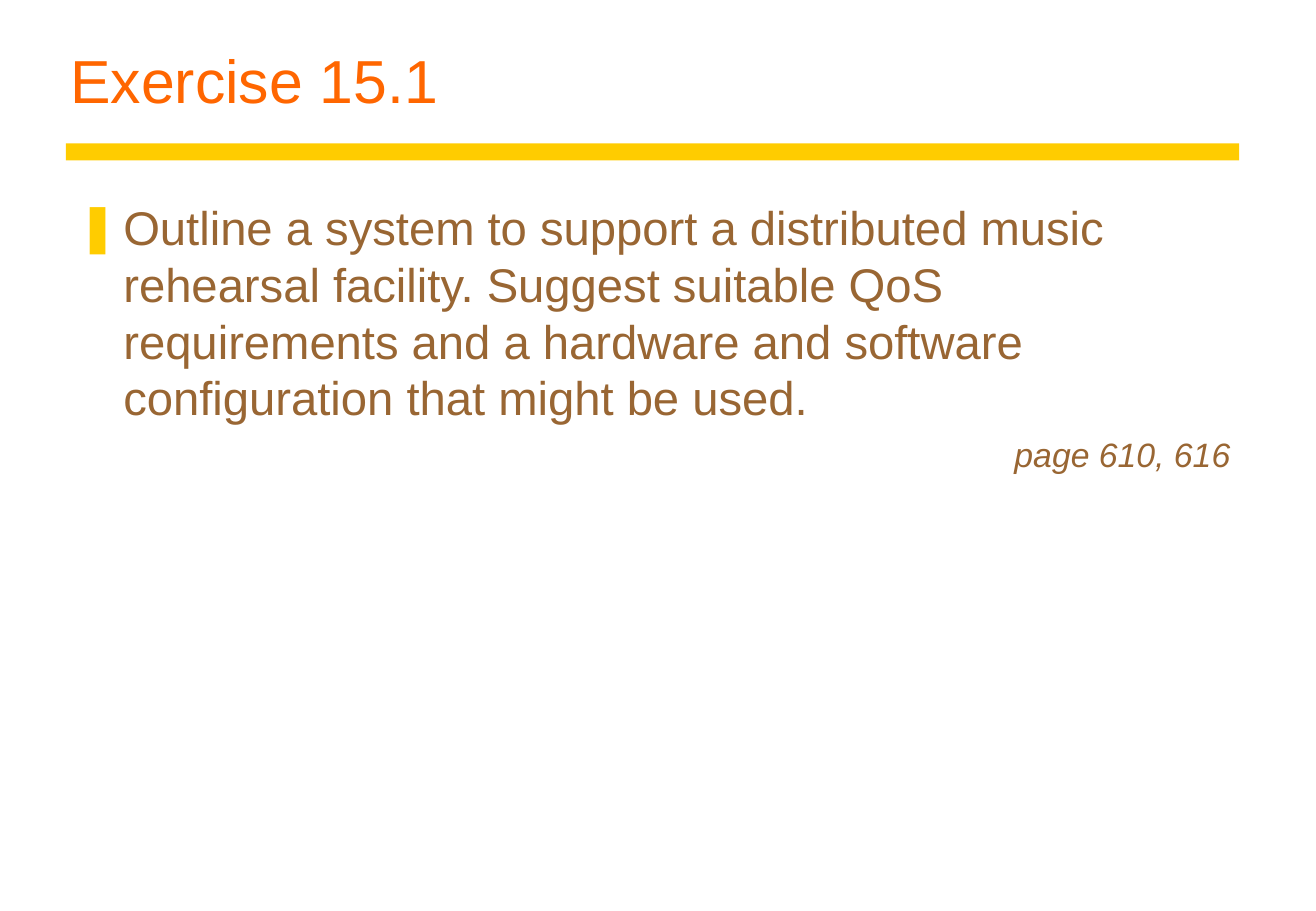
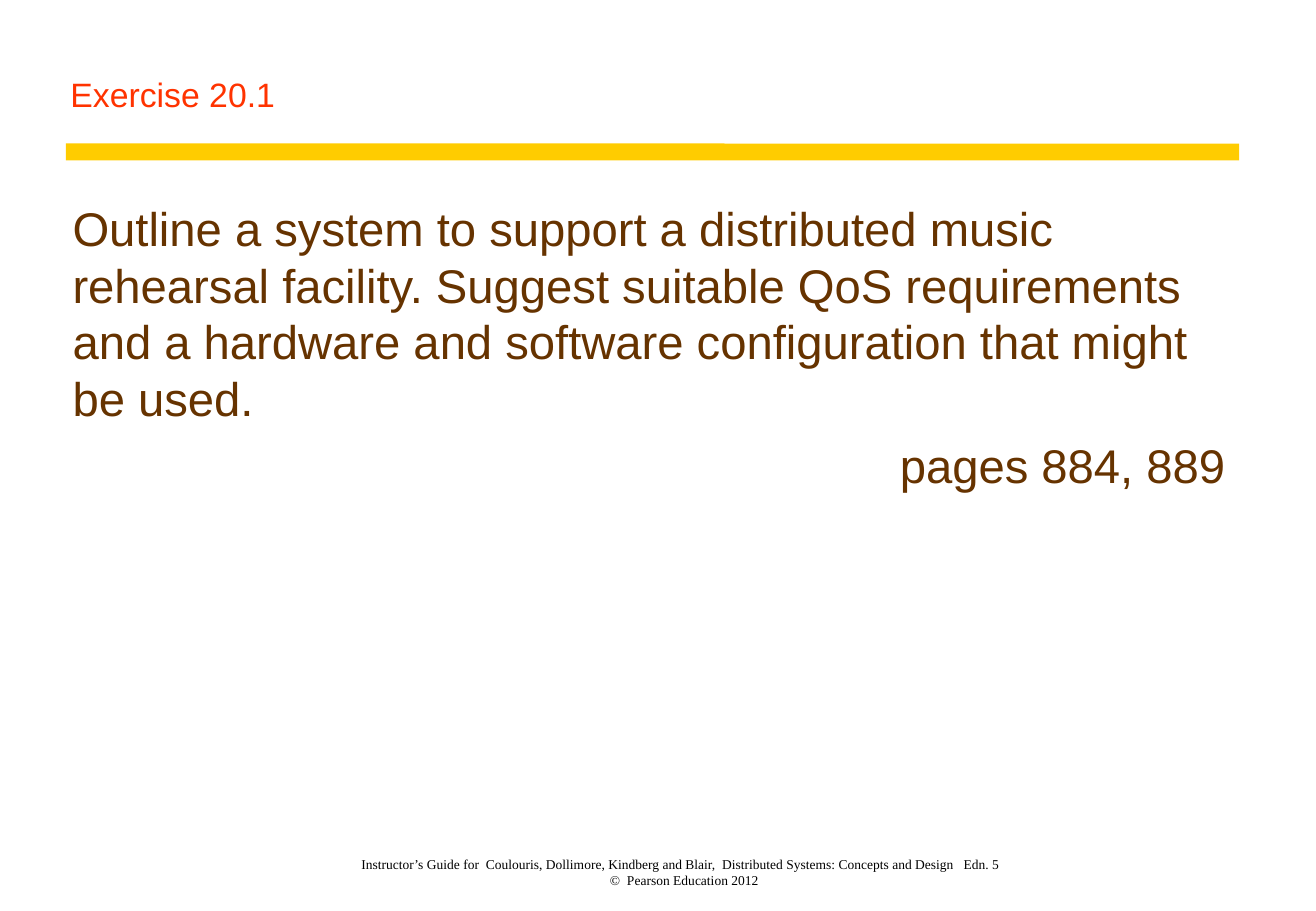
Before and after one commit to Conan1985/Network-Operating-Systems, a slide deck: slide 2 of Text book/Excercises/Exercises 20.ppt. Drawn at 1316x911 pixels with LibreOffice and Linux fonts; fonts in the diff are those of the drawing. Boxes give left, top, right and bottom in pixels: in the first picture for what was removed or moved away, otherwise in the second. Text is boxed around its words. In the diff, an @@ line names an element or a change of style, - is before the commit and + after.

```diff
--- a/Text book/Excercises/Exercises 20.ppt
+++ b/Text book/Excercises/Exercises 20.ppt
@@ title at (70,82,275,108): text changed; size 36 to 20 pt; text colour #FF6600 to #FF3300 @@
-Exercise 15.1
+Exercise 20.1
@@ text at (73,211,1187,417): text colour #996633 to #663300; bullet ❚ to none; less space between paragraphs @@
@@ text at (900,450,1225,493): text changed; size 20 to 28 pt; text colour #996633 to #663300; italic off @@
-page 610, 616
+pages 884, 889
@@ text added at (361,859,999,885), 8 pt, text #000000 @@
+Instructor’s Guide for Coulouris, Dollimore, Kindberg and Blair, Distributed Systems: Concepts and Design Edn. 5
+© Pearson Education 2012
```
Also in this commit, not shown: 8 other slides changed, 2 slides added, 3 other files.
